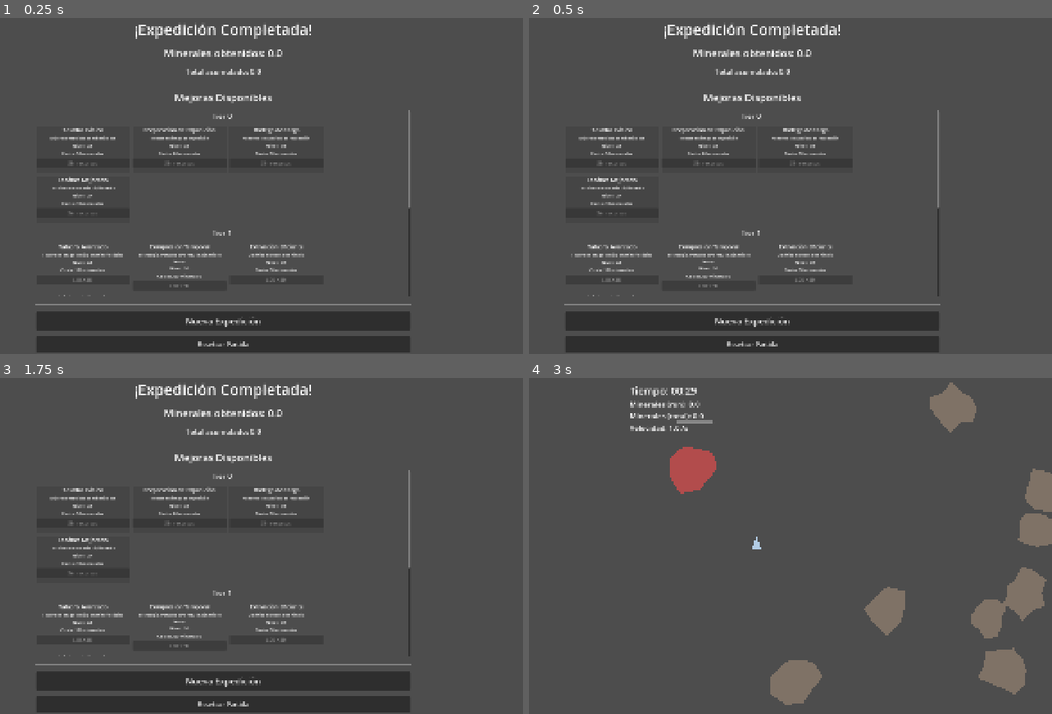
Above: before the commit, frames 1-4 (two rows, left to right).
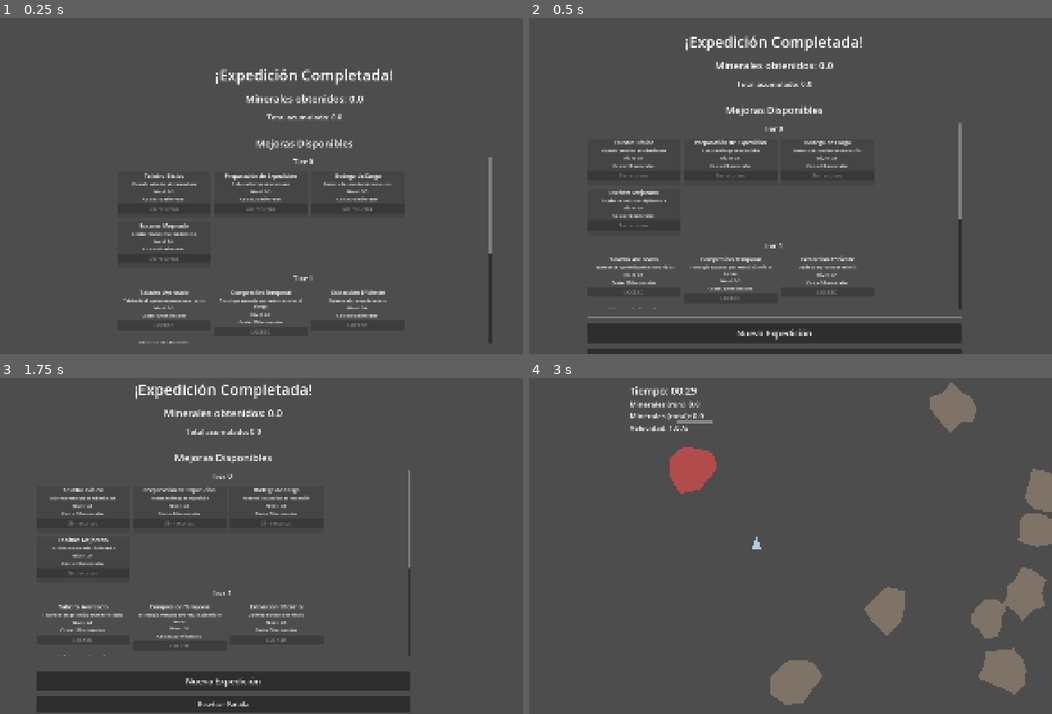
Above: after the commit, the same moments.

Repository: Sefito/space-idle-miner
Game: Godot game, scene res://scenes/Main.tscn
Two runs of this game, one before a commit and one after it. Both use one fixed random seed, a clock stepped at 60 frames per second and the inputs below.
Inputs (mouse positions are in pixels of both pictures, inside the frame that each line leads up to):
- Up to frame 1 (0.25 s): no input
- Up to frame 2 (0.5 s): no input
- Up to frame 3 (1.75 s): move the mouse to (355, 529) at 0.52 s; hold D (move_right) 0.53-1.28 s; click (355, 529) at 0.67 s; move the mouse to (104, 562) at 1.27 s; hold S (move_down) from 1.28 s (still down)
- Up to frame 4 (3 s): release S (move_down) at 2 s; click "Nueva Expedición" at 2 s; move the mouse to (884, 609) at 2.77 s; hold D (move_right) from 2.78 s (still down); click (884, 609) at 2.92 s

The runs differ from the first frame. In frame 1, 13% of the frame differs, in the area x 6-95%, y 2-100%; in frame 2, 13%; in frame 3, 0.3%; in frame 4, less than 0.1%.

Commit message:
Add collision shape to ship, improve camera smoothing, and add state checks
Co-authored-by: Sefito <27697852+Sefito@users.noreply.github.com>

Diff:
--- a/scenes/Expedition.gd
+++ b/scenes/Expedition.gd
@@ -26,6 +26,8 @@
 	# Setup camera
 	camera.position = Vector2(960, 540)  # Center of 1920x1080
 	camera.enabled = true
+	camera.position_smoothing_enabled = true
+	camera.position_smoothing_speed = 5.0
 
 	# Setup impact particles
 	impact_particles.emitting = false
@@ -51,42 +53,45 @@
 		Game.state_changed.disconnect(_on_game_state_changed)
 
 func _process(delta: float) -> void:
-	if not visible:
+	if not visible or Game.state != Game.State.EXPEDITION:
 		return
 
-	# Handle mining and laser visual feedback
-	if Game.state == Game.State.EXPEDITION:
-		# Ensure we have a target
-		if not current_target or not is_instance_valid(current_target):
-			find_nearest_asteroid()
+	# Ensure we have a target
+	if not current_target or not is_instance_valid(current_target):
+		find_nearest_asteroid()
 
-		# Mine current target
-		if current_target and is_instance_valid(current_target):
-			# Deal damage based on mining rate
-			var damage = Game.mining_rate * delta
-			current_target.take_damage(damage)
+	# Mine current target
+	if current_target and is_instance_valid(current_target):
+		# Deal damage based on mining rate
+		var damage = Game.mining_rate * delta
+		current_target.take_damage(damage)
 
-			# Update laser
-			time_since_last_laser += delta
-			if time_since_last_laser >= MINING_LASER_INTERVAL:
-				_show_laser()
-				time_since_last_laser = 0.0
+		# Update laser
+		time_since_last_laser += delta
+		if time_since_last_laser >= MINING_LASER_INTERVAL:
+			_show_laser()
+			time_since_last_laser = 0.0
 
-		# Update laser visibility timer
-		if laser_visible_time > 0:
-			laser_visible_time -= delta
-			if laser_visible_time <= 0:
-				laser.visible = false
+	# Update laser visibility timer
+	if laser_visible_time > 0:
+		laser_visible_time -= delta
+		if laser_visible_time <= 0:
+			laser.visible = false
 
-	# Update camera to follow ship with smoothing
+	# Update camera to follow ship (smoothing is handled by Camera2D)
 	if ship:
-		camera.position = camera.position.lerp(ship.position, 5.0 * delta)
+		camera.position = ship.position
 
 func _on_game_state_changed(_new_state: Game.State) -> void:
 	_update_visibility()
 	if visible and Game.state == Game.State.EXPEDITION:
 		# Start new expedition
 		_start_expedition()
+	elif Game.state == Game.State.SHOP:
+		# Clean up when leaving expedition
+		current_target = null
+		laser.visible = false
+		asteroid_spawner.clear_asteroids()
 
 func _start_expedition() -> void:
 	# Reset ship position
--- a/scenes/Ship.gd
+++ b/scenes/Ship.gd
@@ -25,6 +25,11 @@
 	viewport_rect = get_viewport_rect()
 
 func _physics_process(delta: float) -> void:
+	# Only process movement during expedition
+	if Game.state != Game.State.EXPEDITION:
+		velocity = Vector2.ZERO
+		return
+
 	# Get input direction
 	var input_dir = Vector2.ZERO
 	input_dir.x = Input.get_axis("move_left", "move_right")
--- a/scenes/Ship.tscn
+++ b/scenes/Ship.tscn
@@ -1,6 +1,9 @@
-[gd_scene load_steps=2 format=3 uid="uid://bqvk8c5h7y1nx"]
+[gd_scene load_steps=3 format=3 uid="uid://bqvk8c5h7y1nx"]
 
 [ext_resource type="Script" path="res://scenes/Ship.gd" id="1_ship"]
+
+[sub_resource type="CircleShape2D" id="CircleShape2D_1"]
+radius = 20.0
 
 [node name="Ship" type="CharacterBody2D"]
 script = ExtResource("1_ship")
@@ -8,3 +11,4 @@
 [node name="Polygon2D" type="Polygon2D" parent="."]
 
 [node name="CollisionShape2D" type="CollisionShape2D" parent="."]
+shape = SubResource("CircleShape2D_1")
